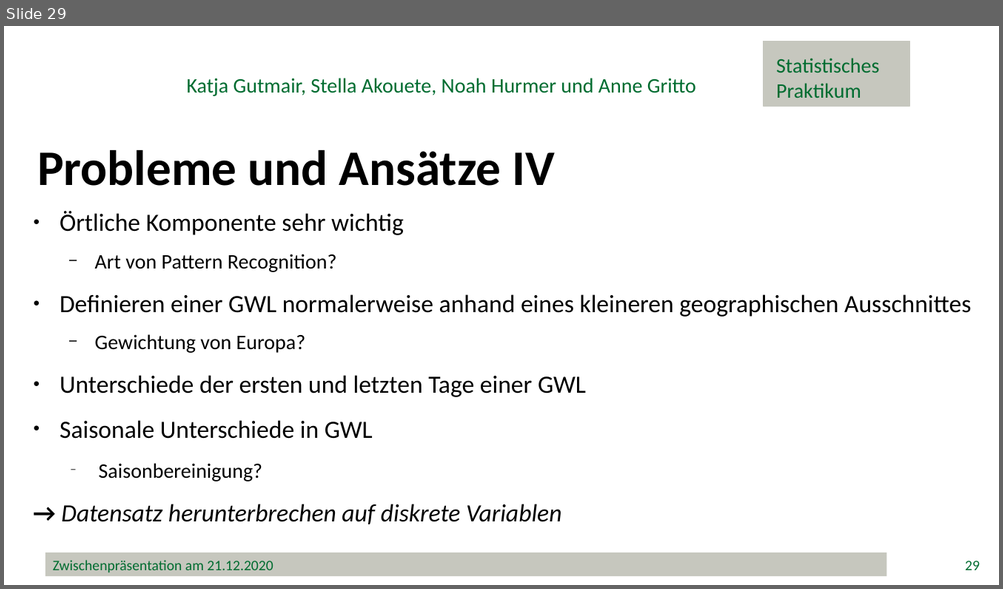
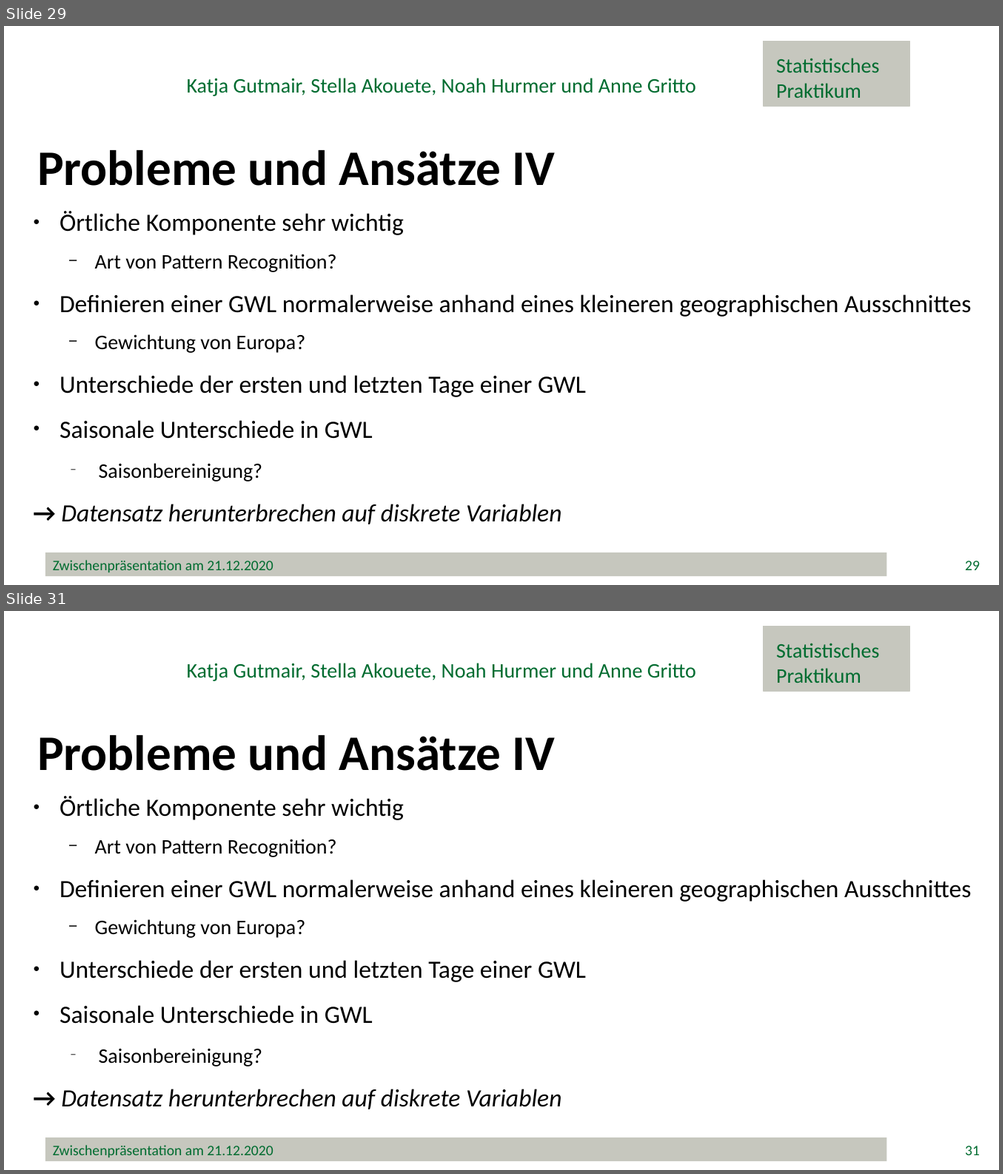
Before and after one commit to minimops/weatherFrog, a slide deck: ppt/Zwischenpraesentation_v1.1.pptx. Shown one above the other, each under a label of ours: slide 29 before the commit, slides 29 and 31 after it; the slides between them are not shown. The pictures are 1003x589 and 1003x1174 pixels, drawn with LibreOffice and Linux fonts; fonts in the diff are those of the drawing; background and template pictures are left out. Boxes give left, top, right and bottom in pixels: in the first picture for what was removed or moved away, otherwise in the second. Text is boxed around its words. In the diff, an @@ line names an element or a change of style, - is before the commit and + after.

Commit message:
fertige zwischenpräsentation mit anhang

```diff
--- a/ppt/Zwischenpraesentation_v1.1.pptx
+++ b/ppt/Zwischenpraesentation_v1.1.pptx
@@ slide 31 added at (x1=4, y1=611, x2=999, y2=1170), background #FFFFFF @@
@@ rectangle added at (x1=762, y1=627, x2=910, y2=692), fill #C6C7BE, outline #C6C7BE 1 pt @@
@@ text added at (x1=776, y1=643, x2=879, y2=683), 20 pt, text #006C30 @@
+Statistisches
+Praktikum
@@ text added at (x1=187, y1=663, x2=696, y2=681), 20 pt, text #006C30 @@
+Katja Gutmair, Stella Akouete, Noah Hurmer und Anne Gritto
@@ text added at (x1=37, y1=735, x2=555, y2=771), 48 pt, text #000000, bold @@
+Probleme und Ansätze IV
@@ text added at (x1=60, y1=796, x2=970, y2=1110), 24 pt, text #000000 @@
+● Örtliche Komponente sehr wichtig
+  − Art von Pattern Recognition?
+● Definieren einer GWL normalerweise anhand eines kleineren geographischen Ausschnittes
+  − Gewichtung von Europa?
+● Unterschiede der ersten und letzten Tage einer GWL
+● Saisonale Unterschiede in GWL
+  − Saisonbereinigung?
+→ Datensatz herunterbrechen auf diskrete Variablen
@@ rectangle added at (x1=45, y1=1138, x2=887, y2=1162), fill #C6C7BE, 14 pt, text #006C30 @@
+Zwischenpräsentation am 21.12.2020
@@ page number added at (x1=965, y1=1146, x2=979, y2=1156), 14 pt, text #006C30 @@
+31
```
Also in this commit, not shown: 6 slides changed, 7 other slides added, 22 other files.
